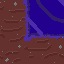
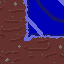
Layered file, before and after one edit (64 × 64). Changes by layer:
renamed "Pasted Layer" to "Background", painted on it over [23, 0, 64, 41]
